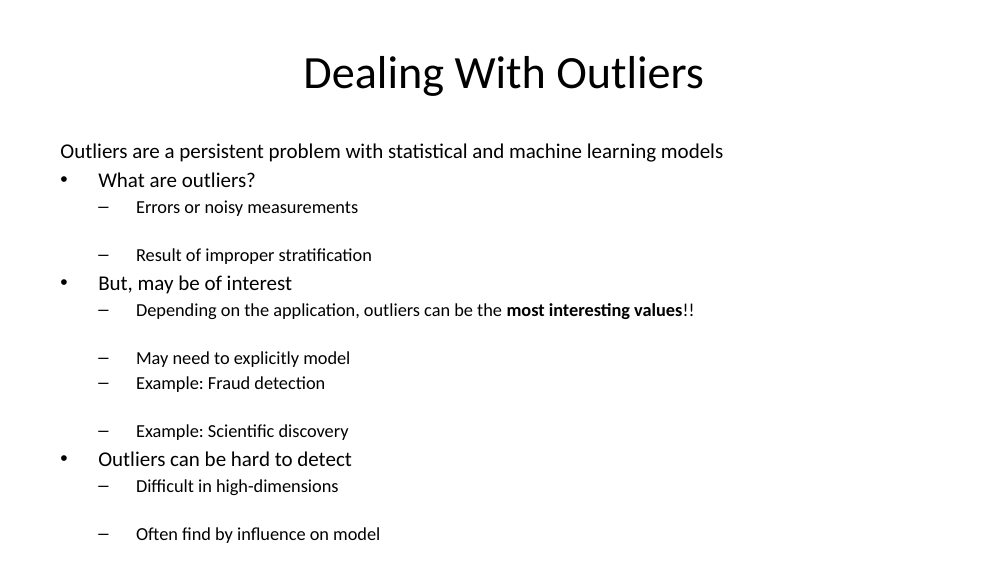
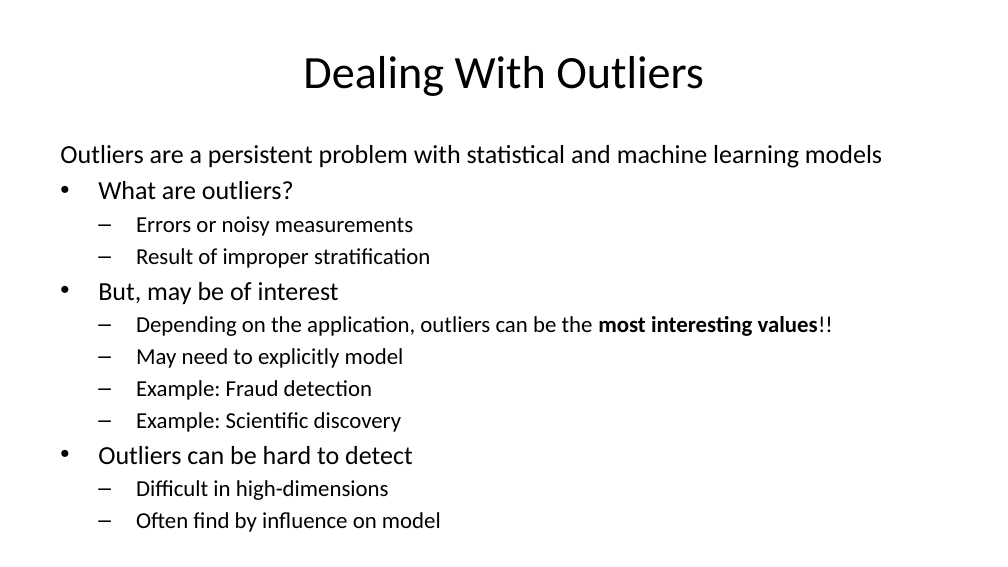
Before and after one commit to StephenElston/CSCI-E-83, a slide deck: slide 25 of LectureSlides/10b_ModelsFor OutliersAndOverdispersion.pptx (slide 17 before the commit). Drawn at 1008x567 pixels with LibreOffice and Linux fonts; fonts in the diff are those of the drawing. Boxes give left, top, right and bottom in pixels: in the first picture for what was removed or moved away, otherwise in the second. Text is boxed around its words. In the diff, an @@ line names an element or a change of style, - is before the commit and + after.

```diff
--- a/LectureSlides/10b_ModelsFor OutliersAndOverdispersion.pptx
+++ b/LectureSlides/10b_ModelsFor OutliersAndOverdispersion.pptx
@@ text "Outliers are a persistent problem ..." at (60, 145, 882, 532): size 15 to 18.6 pt in "Outliers are a persistent problem with statistical ...", "What are outliers?", "But, may be of interest", "Outliers can be hard to detect"; size 13.1 to 16.3 pt in "Errors or noisy measurements", "Result of improper stratification", "Depending on the application, outliers can be ...", "May need to explicitly model" and 4 more places @@
```
Also in this commit, not shown: 5 other slides changed, 11 slides added, 2 slides removed.
